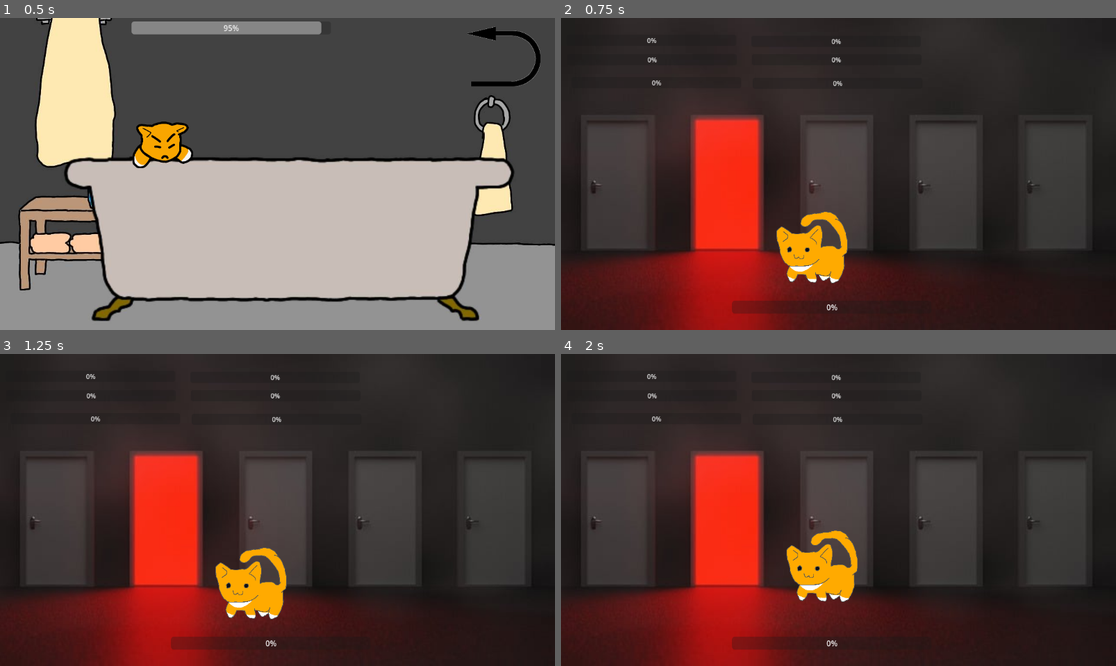
Above: before the commit, frames 1-4 (two rows, left to right).
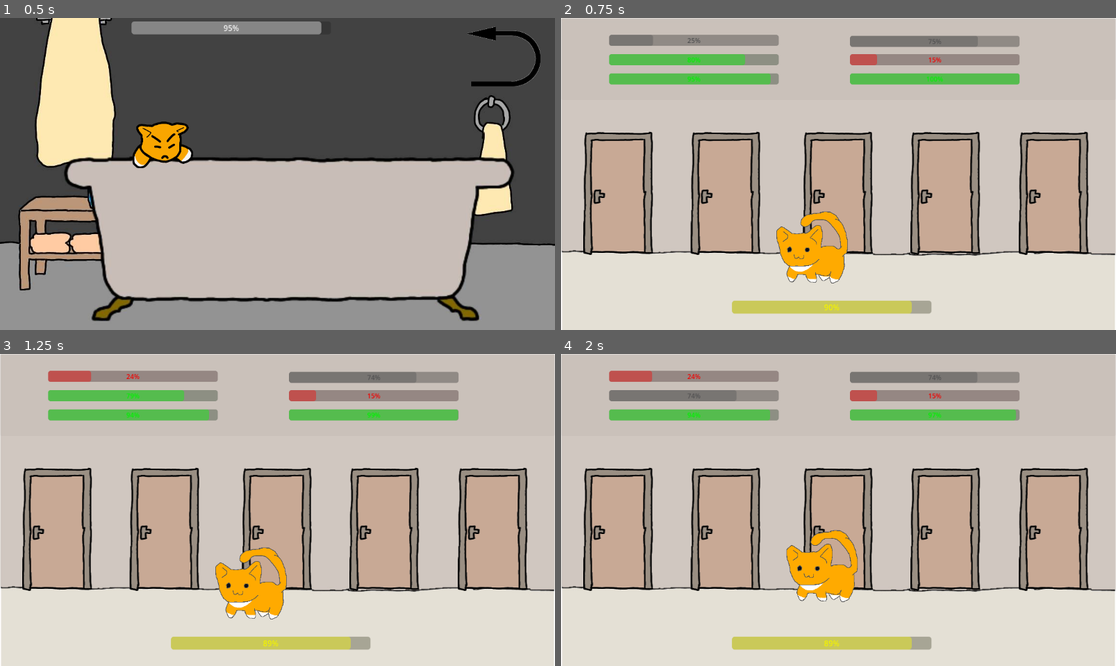
Above: after the commit, the same moments.

Repository: HipolitoThe3rd/Cat-Game
Game: Godot game, scene res://scenes/bath.tscn
Two runs of this game, one before a commit and one after it. Both use one fixed random seed, a clock stepped at 60 frames per second and the inputs below.
Inputs (mouse positions are in pixels of both pictures, inside the frame that each line leads up to):
- Up to frame 1 (0.5 s): no input
- Up to frame 2 (0.75 s): click (1066, 55) at 0.5 s
- Up to frame 3 (1.25 s): no input
- Up to frame 4 (2 s): tap Enter (ui_accept) at 1.25, 1.52 s; move the mouse to (960, 494) at 1.27 s; hold Right (ui_right) from 1.28 s (still down); click (960, 494) at 1.42 s

Frame 1 is identical in both runs. In frame 2, 97% of the frame differs, in the area x 0-100%, y 0-100%; in frame 3, 97%; in frame 4, 97%.

Commit message:
mood meter color ui
different mood meters now change color depending on the cat's mood

Diff:
--- a/scenes/hub.tscn
+++ b/scenes/hub.tscn
@@ -1,13 +1,15 @@
-[gd_scene load_steps=14 format=3 uid="uid://cax4rbxu3xl4m"]
-
-[ext_resource type="Texture2D" uid="uid://doubbmdvls630" path="res://backgrounds/torstensimon-doors-6742044_640.jpg" id="1_d1od2"]
+[gd_scene load_steps=16 format=3 uid="uid://cax4rbxu3xl4m"]
+
+[ext_resource type="Script" uid="uid://c2dqaqa8syi1h" path="res://scripts/hub.gd" id="1_4oyfp"]
 [ext_resource type="Texture2D" uid="uid://dlbmmwgfog3m" path="res://sprites/cat.png" id="1_qssp3"]
+[ext_resource type="Texture2D" uid="uid://de23ornwx2yqf" path="res://backgrounds/hub.jpg" id="2_2hkft"]
 [ext_resource type="Script" uid="uid://ct2y0jf52ptvo" path="res://scripts/cat_hub.gd" id="2_w6xti"]
 [ext_resource type="AudioStream" uid="uid://4rpjw24p04m6" path="res://sfx/meow_1.mp3" id="4_hlsmc"]
 [ext_resource type="AudioStream" uid="uid://cx14stefxmavf" path="res://sfx/meow_2.mp3" id="5_3wyi3"]
 [ext_resource type="AudioStream" uid="uid://cvclwqippv1kg" path="res://sfx/meow_3.mp3" id="6_441x5"]
 [ext_resource type="Texture2D" uid="uid://d3c7yuwaro5y3" path="res://sprites/cat_walk_0.png" id="7_441x5"]
 [ext_resource type="Texture2D" uid="uid://cujqlo1rtbohn" path="res://sprites/cat_walk_2.png" id="8_2hkft"]
+[ext_resource type="Texture2D" uid="uid://cfxainbvyetvr" path="res://sprites/hub_door.png" id="9_2hkft"]
 
 [sub_resource type="CircleShape2D" id="CircleShape2D_qssp3"]
 radius = 25.342098
@@ -53,8 +55,10 @@
 size = Vector2(33.39708, 21.190468)
 
 [node name="Hub" type="Node2D"]
+script = ExtResource("1_4oyfp")
 
 [node name="TextureRect" type="TextureRect" parent="."]
+z_index = -1
 anchors_preset = 15
 anchor_right = 1.0
 anchor_bottom = 1.0
@@ -62,7 +66,39 @@
 offset_bottom = 648.0
 grow_horizontal = 2
 grow_vertical = 2
-texture = ExtResource("1_d1od2")
+texture = ExtResource("2_2hkft")
+
+[node name="Doors" type="Node2D" parent="."]
+
+[node name="Door" type="Node2D" parent="Doors"]
+position = Vector2(119, 364)
+
+[node name="Sprite2D" type="Sprite2D" parent="Doors/Door"]
+texture = ExtResource("9_2hkft")
+
+[node name="Door2" type="Node2D" parent="Doors"]
+position = Vector2(342, 364)
+
+[node name="Sprite2D" type="Sprite2D" parent="Doors/Door2"]
+texture = ExtResource("9_2hkft")
+
+[node name="Door3" type="Node2D" parent="Doors"]
+position = Vector2(575, 364)
+
+[node name="Sprite2D" type="Sprite2D" parent="Doors/Door3"]
+texture = ExtResource("9_2hkft")
+
+[node name="Door4" type="Node2D" parent="Doors"]
+position = Vector2(798, 364)
+
+[node name="Sprite2D" type="Sprite2D" parent="Doors/Door4"]
+texture = ExtResource("9_2hkft")
+
+[node name="Door5" type="Node2D" parent="Doors"]
+position = Vector2(1023, 364)
+
+[node name="Sprite2D" type="Sprite2D" parent="Doors/Door5"]
+texture = ExtResource("9_2hkft")
 
 [node name="Cat" type="CharacterBody2D" parent="."]
 position = Vector2(526, 459)
@@ -131,50 +167,58 @@
 offset_right = 769.0
 offset_bottom = 614.0
 
+[node name="Panel" type="Panel" parent="Control"]
+modulate = Color(1, 1, 1, 0.05882353)
+z_index = -1
+layout_mode = 0
+offset_top = -230.0
+offset_right = 1152.0
+offset_bottom = 170.0
+
 [node name="HungerBar" type="ProgressBar" parent="Control"]
 layout_mode = 0
-offset_left = 12.0
+offset_left = 100.0
 offset_top = 35.0
-offset_right = 426.0
+offset_right = 514.0
 offset_bottom = 62.0
 scale = Vector2(0.85, 0.85)
 
 [node name="EnergyBar" type="ProgressBar" parent="Control"]
 layout_mode = 0
-offset_left = 13.0
+offset_left = 100.0
 offset_top = 75.0
-offset_right = 427.0
+offset_right = 514.0
 offset_bottom = 102.0
 scale = Vector2(0.85, 0.85)
 
 [node name="CleanlinessBar" type="ProgressBar" parent="Control"]
 layout_mode = 0
-offset_left = 21.999939
-offset_top = 123.000015
-offset_right = 435.99994
-offset_bottom = 150.00002
+offset_left = 100.0
+offset_top = 115.0
+offset_right = 514.0
+offset_bottom = 142.0
 scale = Vector2(0.85, 0.85)
 
 [node name="EntertainmentBar" type="ProgressBar" parent="Control"]
 layout_mode = 0
-offset_left = 394.99997
+offset_left = 600.0
 offset_top = 36.999996
-offset_right = 809.0
+offset_right = 1014.0
 offset_bottom = 63.999996
 scale = Vector2(0.85, 0.85)
 
 [node name="AffectionBar" type="ProgressBar" parent="Control"]
 layout_mode = 0
-offset_left = 395.9999
+offset_left = 600.0
 offset_top = 75.00001
-offset_right = 809.9999
+offset_right = 1014.0
 offset_bottom = 102.00001
 scale = Vector2(0.85, 0.85)
 
 [node name="BladderBar" type="ProgressBar" parent="Control"]
 layout_mode = 0
-offset_left = 397.99988
-offset_top = 123.99999
-offset_right = 811.9999
-offset_bottom = 151.0
-scale = Vector2(0.85, 0.85)
+offset_left = 600.0
+offset_top = 115.0
+offset_right = 1014.0
+offset_bottom = 142.0
+scale = Vector2(0.85, 0.85)
--- a/scripts/cat_hub.gd
+++ b/scripts/cat_hub.gd
@@ -111,7 +111,7 @@
 	stat_decay_timer -= delta
 	if stat_decay_timer <= 0:
 		# Stats decay gradually
-		Global.hunger = min(100, Global.hunger + 0.3)  # Cat gets hungrier
+		Global.hunger = min(100, Global.hunger - 0.3)  # Cat gets hungrier
 		Global.cleanliness = max(0, Global.cleanliness - 0.2)  # Cat gets dirtier
 		Global.energy = max(0, Global.energy - 0.1)  # Slow energy loss
 		Global.entertainment = max(0, Global.entertainment - 0.15)  # Boredom increases
@@ -129,35 +129,35 @@
 	var mood_modifiers = 0
 
 	# Hunger strongly affects mood
-	if Global.hunger > 70:
-		mood_modifiers -= 20
-	elif Global.hunger > 50:
-		mood_modifiers -= 10
+	if Global.hunger < 70:
+		mood_modifiers -= 0.20
+	elif Global.hunger < 50:
+		mood_modifiers -= 0.10
 
 	# Cleanliness affects mood
 	if Global.cleanliness < 30:
-		mood_modifiers -= 15
+		mood_modifiers -= 0.15
 	elif Global.cleanliness < 50:
-		mood_modifiers -= 8
+		mood_modifiers -= 0.8
 
 	# Entertainment/boredom affects mood
 	if Global.entertainment < 20:
-		mood_modifiers -= 15
+		mood_modifiers -= 0.15
 	elif Global.entertainment < 40:
-		mood_modifiers -= 8
+		mood_modifiers -= 0.8
 
 	# Energy affects mood
 	if Global.energy < 20:
-		mood_modifiers -= 12
+		mood_modifiers -= 0.12
 
 	# Affection affects mood
 	if Global.affection < 30:
-		mood_modifiers -= 10
+		mood_modifiers -= 0.10
 	elif Global.affection > 70:
-		mood_modifiers += 15
+		mood_modifiers += 0.15
 
 	# Contentment bonus (all stats in good range)
-	if Global.hunger < 50 and Global.cleanliness > 50 and Global.entertainment > 50 and Global.energy > 50 and Global.affection > 50:
+	if Global.hunger > 50 and Global.cleanliness > 50 and Global.entertainment > 50 and Global.energy > 50 and Global.affection > 50:
 		mood_modifiers += 5
 
 	Global.mood = clamp(Global.mood + mood_modifiers * 0.01, 0, 100)
@@ -174,7 +174,7 @@
 
 # Helper functions for external interactions
 func feed_cat() -> void:
-	Global.hunger = max(0, Global.hunger - 30)
+	Global.hunger = max(0, Global.hunger + 30)
 	Global.mood = min(100, Global.mood + 5)
 	Global.affection = min(100, Global.affection + 2)
 
--- a/scripts/global.gd
+++ b/scripts/global.gd
@@ -5,15 +5,15 @@
 var cursor_shower_pour = load("res://sprites/cursors/cursor_shower-head_pressedd.png")
 
 # Cat mood system globals
-var mood = 50 # how happy the cat is; 0 is minimum and 100 is maximum
+var mood = 90 # how happy the cat is; 0 is minimum and 100 is maximum, default 50
 
 # Cat mood contributors
-var hunger = 30 # 0 to 100, affects mood and behavior
-var energy = 80 # 0 to 100, decreases with activity
-var cleanliness = 95 # 0 to 100, decreases over time, affects mood
-var entertainment = 50 # 0 to 100, boredom level; too low means bored
-var affection = 40 # 0 to 100, needs player interaction to increase
-var bladder = 100 # 0 to 100, decreases over time/activity; at 0 cat soils itself and resets to 100
+var hunger = 25 # 0 to 100, affects mood and behavior, default 30
+var energy = 80 # 0 to 100, decreases with activity, default 80
+var cleanliness = 95 # 0 to 100, decreases over time, affects mood, default 95
+var entertainment = 75 # 0 to 100, boredom level; too low means bored, default 50
+var affection = 15 # 0 to 100, needs player interaction to increase, default 40
+var bladder = 100 # 0 to 100, decreases over time/activity; at 0 cat soils itself and resets to 100, default 100
 
 # Called when the node enters the scene tree for the first time.
 func _ready() -> void:
--- /dev/null
+++ b/scripts/hub.gd
@@ -0,0 +1,62 @@
+extends Node2D
+
+@onready var pb_moodbar = $Control/MoodBar
+@onready var pb_hungerbar = $Control/HungerBar
+@onready var pb_energybar = $Control/EnergyBar
+@onready var pb_cleanbar = $Control/CleanlinessBar
+@onready var pb_funbar = $Control/EntertainmentBar
+@onready var pb_lovebar = $Control/AffectionBar
+@onready var pb_bladderbar = $Control/BladderBar
+
+func  _process(_delta: float) -> void:
+	#print("Cat's mood: ", Global.mood)
+	pb_moodbar.value = Global.mood
+	if pb_moodbar.value < 25:
+		pb_moodbar.modulate = Color(0, 0, 1) # blue for low values
+	elif pb_moodbar.value > 75:
+		pb_moodbar.modulate = Color(1, 1, 0) # yellow for high values
+	else:
+		pb_moodbar.modulate = Color(0.333, 0.333, 0.333) # gray for neutral range
+	pb_hungerbar.value = Global.hunger
+	if pb_hungerbar.value < 25:
+		pb_hungerbar.modulate = Color(1, 0, 0) # red for low values
+	elif pb_hungerbar.value > 75:
+		pb_hungerbar.modulate = Color(0, 1, 0) # green for high values
+	else:
+		pb_hungerbar.modulate = Color(0.333, 0.333, 0.333) # gray for neutral range
+	pb_energybar.value = Global.energy
+	if pb_energybar.value < 25:
+		pb_energybar.modulate = Color(1, 0, 0) # red for low values
+	elif pb_energybar.value > 75:
+		pb_energybar.modulate = Color(0, 1, 0) # green for high values
+	else:
+		pb_energybar.modulate = Color(0.333, 0.333, 0.333) # gray for neutral range
+	pb_cleanbar.value = Global.cleanliness
+	if pb_cleanbar.value < 25:
+		pb_cleanbar.modulate = Color(1, 0, 0) # red for low values
+	elif pb_cleanbar.value > 75:
+		pb_cleanbar.modulate = Color(0, 1, 0) # green for high values
+	else:
+		pb_cleanbar.modulate = Color(0.333, 0.333, 0.333) # gray for neutral range
+	pb_funbar.value = Global.entertainment
+	if pb_funbar.value < 25:
+		pb_funbar.modulate = Color(1, 0, 0) # red for low values
+	elif pb_funbar.value > 75:
+		pb_funbar.modulate = Color(0, 1, 0) # green for high values
+	else:
+		pb_funbar.modulate = Color(0.333, 0.333, 0.333) # gray for neutral range
+	pb_lovebar.value = Global.affection
+	if pb_lovebar.value < 25:
+		pb_lovebar.modulate = Color(1, 0, 0) # red for low values
+	elif pb_lovebar.value > 75:
+		pb_lovebar.modulate = Color(0, 1, 0) # green for high values
+	else:
+		pb_lovebar.modulate = Color(0.333, 0.333, 0.333) # gray for neutral range
+	pb_bladderbar.value = Global.bladder
+	if pb_bladderbar.value < 25:
+		pb_bladderbar.modulate = Color(1, 0, 0) # red for low values
+	elif pb_bladderbar.value > 75:
+		pb_bladderbar.modulate = Color(0, 1, 0) # green for high values
+	else:
+		pb_bladderbar.modulate = Color(0.333, 0.333, 0.333) # gray for neutral range
+	pass
Binary file added: backgrounds/hub.jpg
Not shown, added: backgrounds/hub.jpg.import
Not shown, added: scripts/hub.gd.uid
Binary file added: sprites/hub_door.png
Not shown, added: sprites/hub_door.png.import
